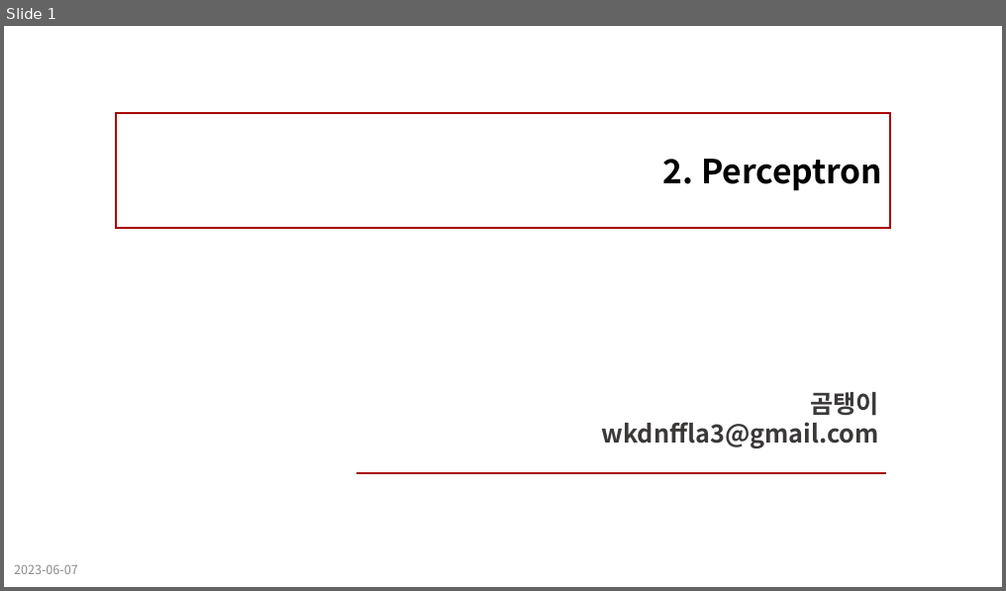
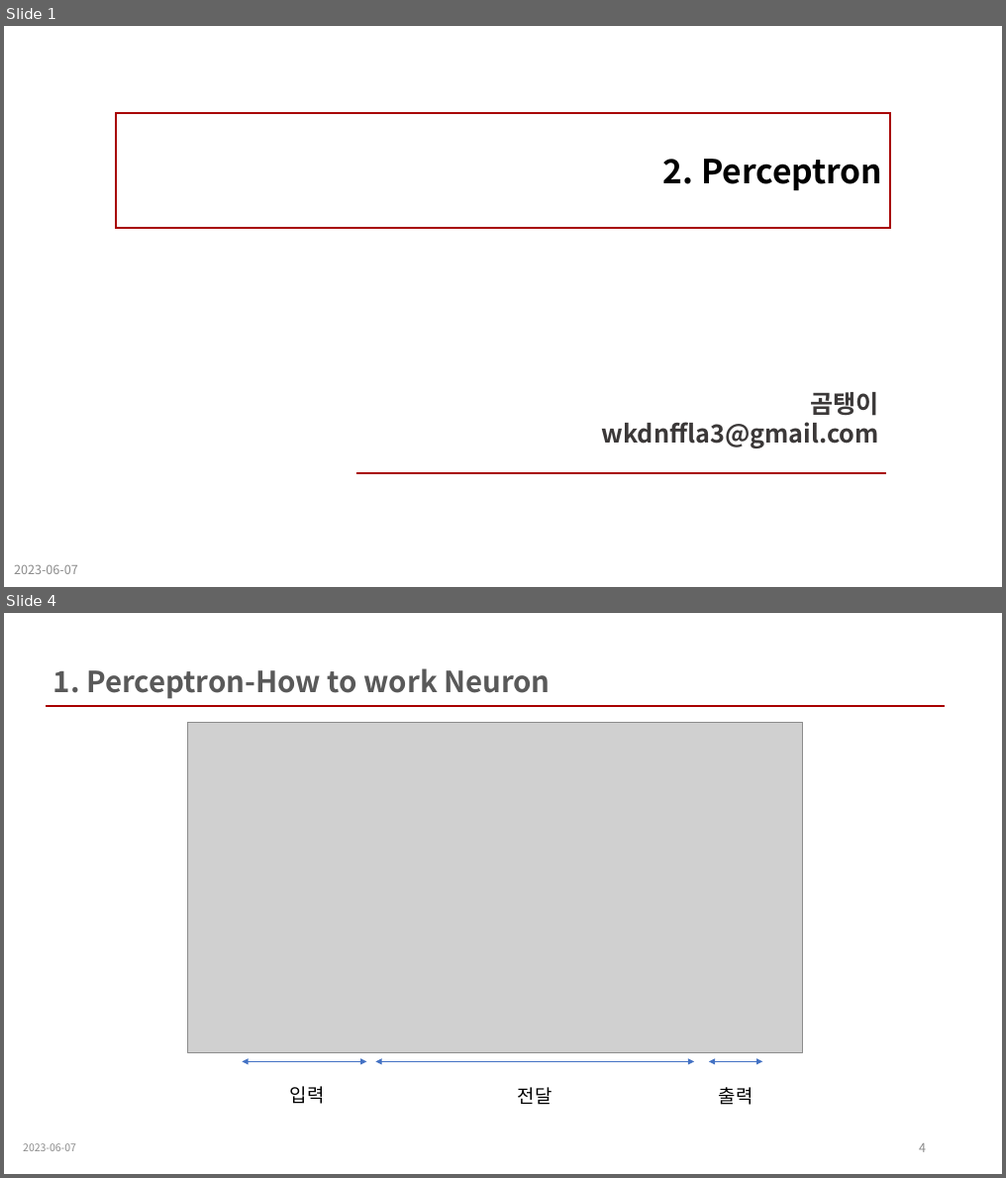
Before and after one commit to wkdnffla3/Dev_doc, a slide deck: deep_learning/DL_ppt/2_perceptron.pptx. Shown one above the other, each under a label of ours: slide 1 before the commit, slides 1 and 4 after it; the slides between them are not shown. The pictures are 1006x591 and 1006x1178 pixels, drawn with LibreOffice and Linux fonts; fonts in the diff are those of the drawing; grey boxes stand for pictures. Boxes give left, top, right and bottom in pixels: in the first picture for what was removed or moved away, otherwise in the second. Text is boxed around its words. In the diff, an @@ line names an element or a change of style, - is before the commit and + after.

Commit message:
lab fix DL_Perceptron_1

```diff
--- a/deep_learning/DL_ppt/2_perceptron.pptx
+++ b/deep_learning/DL_ppt/2_perceptron.pptx
@@ slide 4 added at (4, 613, 1002, 1174), background #FFFFFF @@
@@ text added at (54, 668, 549, 699), 28 pt, text #595959, bold @@
+1. Perceptron-How to work Neuron
@@ line added from (46, 707) to (945, 707), #A80000 2.25 pt @@
@@ picture added at (188, 722, 804, 1054) @@
@@ double arrow added from (242, 1062) to (367, 1062), #4472C4 1.5 pt @@
@@ text added at (290, 1086, 325, 1104), 18 pt, text #000000 @@
+입력
@@ double arrow added from (375, 1062) to (694, 1062), #4472C4 1.5 pt @@
@@ text added at (518, 1087, 552, 1105), 18 pt, text #000000 @@
+전달
@@ double arrow added from (709, 1062) to (763, 1062), #4472C4 1.5 pt @@
@@ text added at (719, 1087, 753, 1105), 18 pt, text #000000 @@
+출력
@@ text added at (23, 1144, 76, 1152), 10 pt, text #8C8C8C @@
+2023-06-07
@@ page number added at (919, 1144, 926, 1153), 12 pt, text #8C8C8C @@
+4
```
Also in this commit, not shown: 1 slide changed, 6 other slides added, 1 slide removed, 1 other file.
